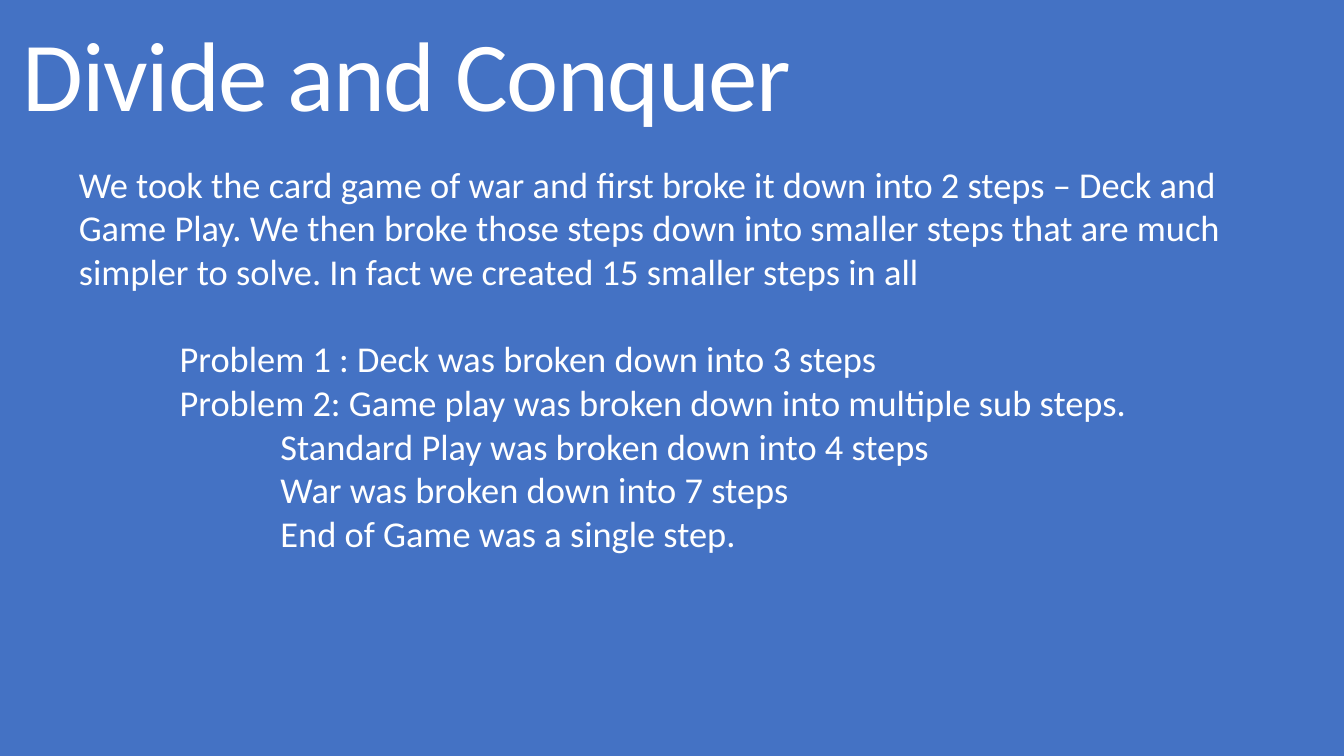
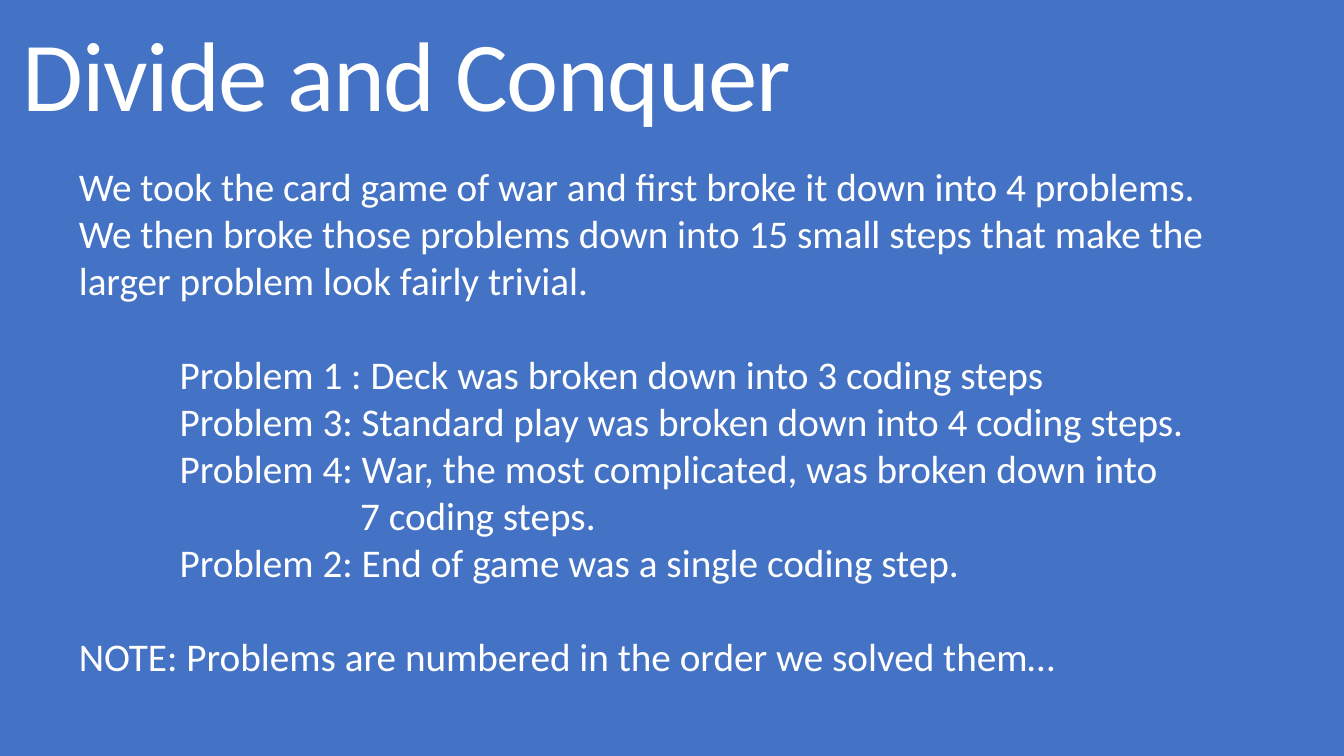
Before and after one commit to grecoe/teals, a slide deck: slide 13 of 5_presentations/DivideAndConquer.pptx. Drawn at 1344x756 pixels with LibreOffice and Linux fonts; fonts in the diff are those of the drawing. Boxes give left, top, right and bottom in pixels: in the first picture for what was removed or moved away, otherwise in the second. Text is boxed around its words. In the diff, an @@ line names an element or a change of style, - is before the commit and + after.

Commit message:
Clean up Divide and Conquer slides

```diff
--- a/5_presentations/DivideAndConquer.pptx
+++ b/5_presentations/DivideAndConquer.pptx
@@ text at [79, 173, 1203, 672]: text changed; size 26 to 28 pt @@
-We took the card game of war and first broke it down into 2 steps – Deck and Game Play. We then broke those steps down into smaller steps that are much simpler to solve. In fact we created 15 smaller steps in all
-Problem 1 : Deck was broken down into 3 steps
-Problem 2: Game play was broken down into multiple sub steps.
-Standard Play was broken down into 4 steps
-War was broken down into 7 steps
-End of Game was a single step.
+We took the card game of war and first broke it down into 4 problems. We then broke those problems down into 15 small steps that make the larger problem look fairly trivial.
+Problem 1 : Deck was broken down into 3 coding steps
+Problem 3: Standard play was broken down into 4 coding steps.
+Problem 4: War, the most complicated, was broken down into
+7 coding steps.
+Problem 2: End of game was a single coding step.
+NOTE: Problems are numbered in the order we solved them…
```
Also in this commit, not shown: 9 other slides changed, 1 slide added, 1 slide removed, 1 other file.
